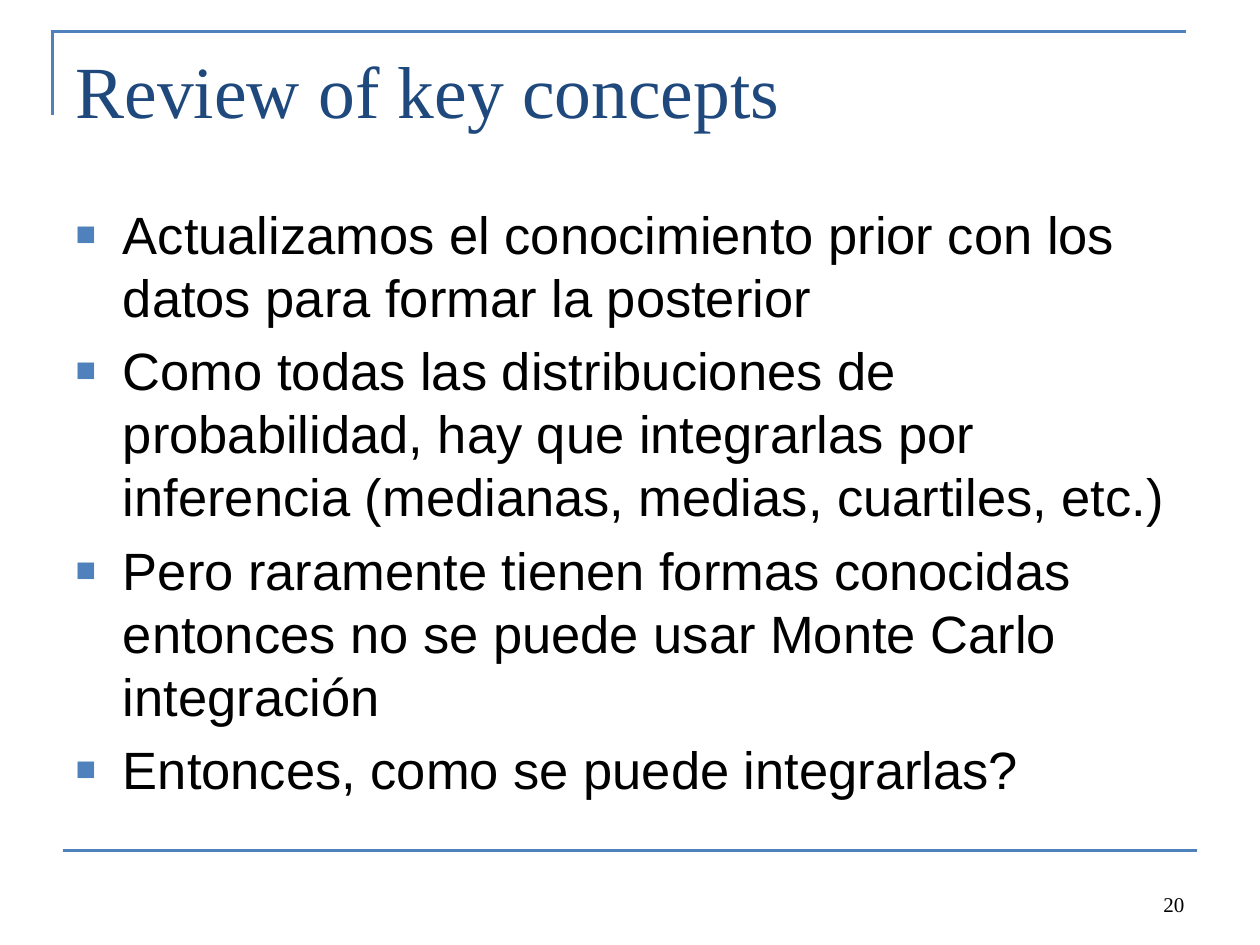
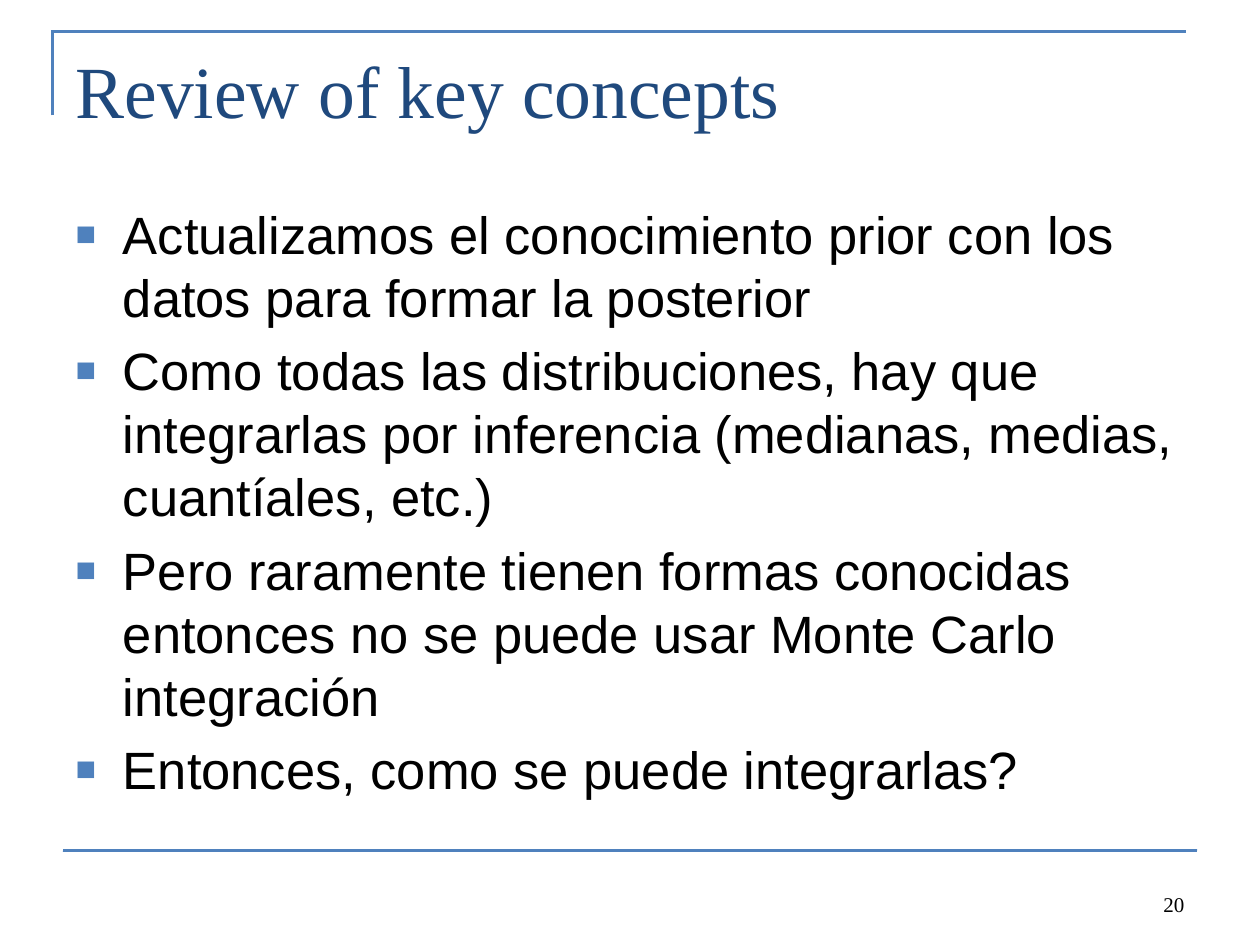
Before and after one commit to colemonnahan/bayes_workshop, a slide deck: slide 20 of dia2/lecture2_bayes.pptx. Drawn at 1260x945 pixels with LibreOffice and Linux fonts; fonts in the diff are those of the drawing. Boxes give left, top, right and bottom in pixels: in the first picture for what was removed or moved away, otherwise in the second. Text is boxed around its words. In the diff, an @@ line names an element or a change of style, - is before the commit and + after.

```diff
--- a/dia2/lecture2_bayes.pptx
+++ b/dia2/lecture2_bayes.pptx
@@ text at bbox=[123, 352, 1173, 527]: text changed @@
-■ Como todas las distribuciones de probabilidad, hay que integrarlas por inferencia (medianas, medias, cuartiles, etc.)
+■ Como todas las distribuciones, hay que integrarlas por inferencia (medianas, medias, cuantíales, etc.)
```
Also in this commit, not shown: 9 other slides changed, 4 other files.
